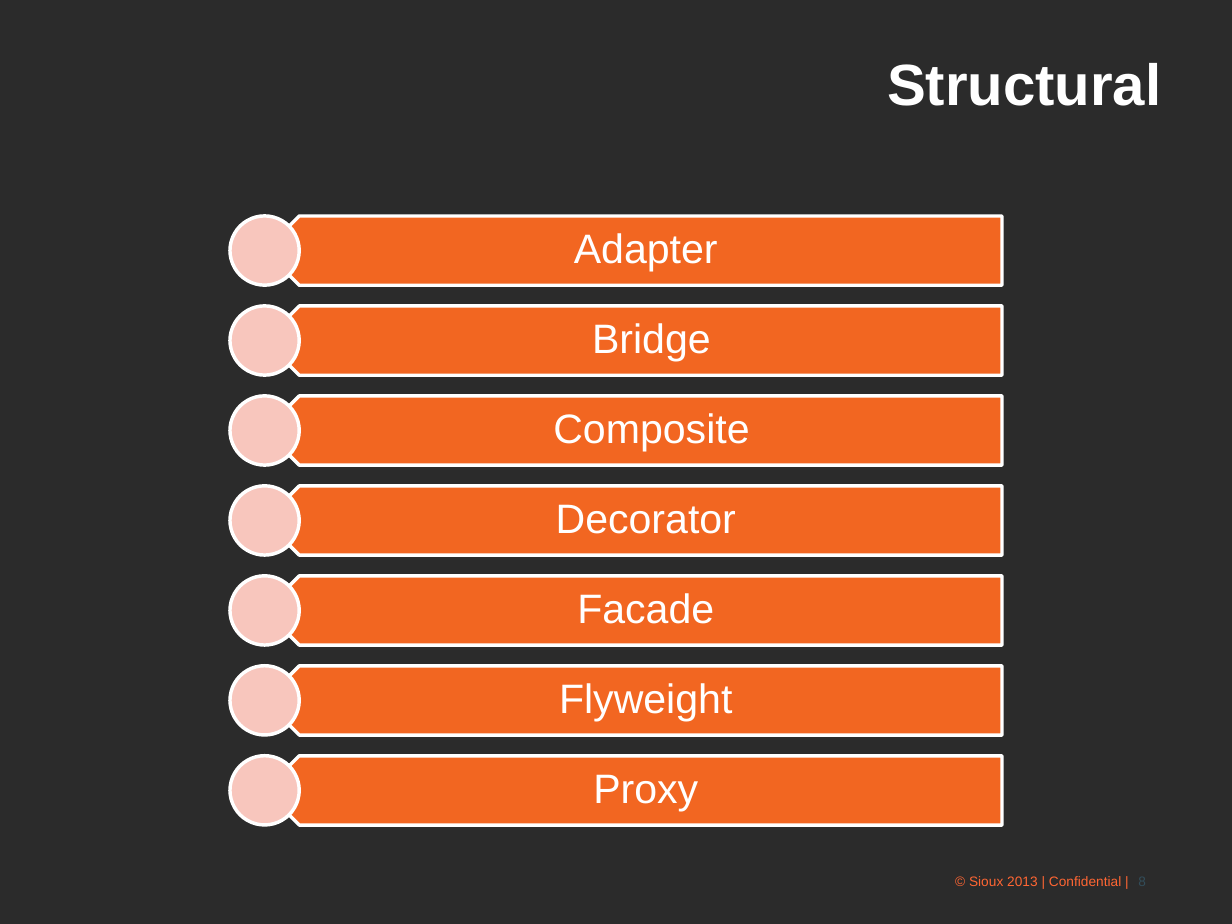
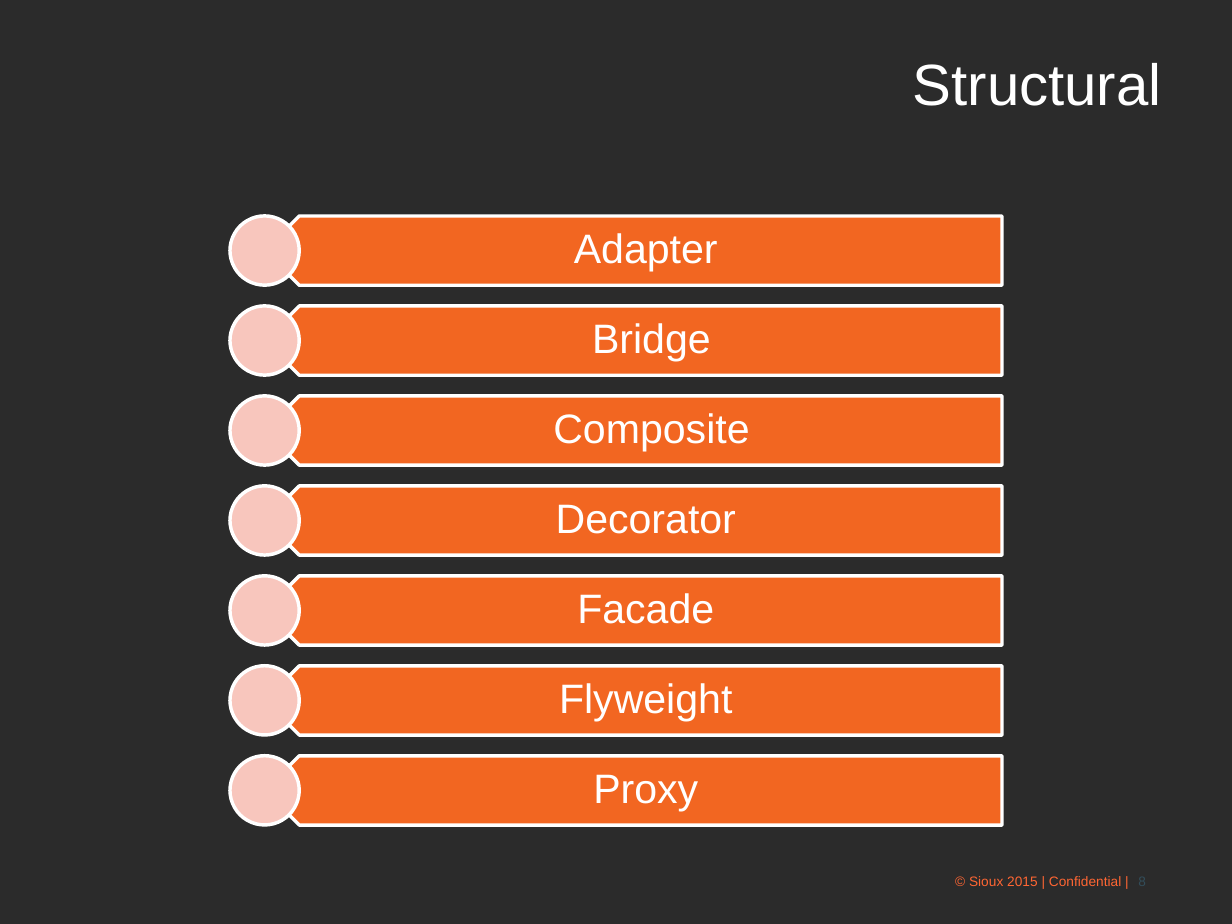
Before and after one commit to QuanTran91/SiouxCommunity, a slide deck: slide 8 of doc/Lecture 5 - 2015.09.26 Design Pattern.pptx. Drawn at 1232x924 pixels with LibreOffice and Linux fonts; fonts in the diff are those of the drawing; background and template pictures are left out; a plain dark background stands for a picture behind light text. Boxes give left, top, right and bottom in pixels: in the first picture for what was removed or moved away, otherwise in the second. Text is boxed around its words. In the diff, an @@ line names an element or a change of style, - is before the commit and + after.

```diff
--- a/doc/Lecture 5 - 2015.09.26 Design Pattern.pptx
+++ b/doc/Lecture 5 - 2015.09.26 Design Pattern.pptx
@@ title "Structural" at [913,63,1161,106]: bold off @@
@@ text at [969,876,1121,886]: text changed @@
-© Sioux 2013 | Confidential |
+© Sioux 2015 | Confidential |
```
Also in this commit, not shown: 40 other slides changed, 2 slides added.
